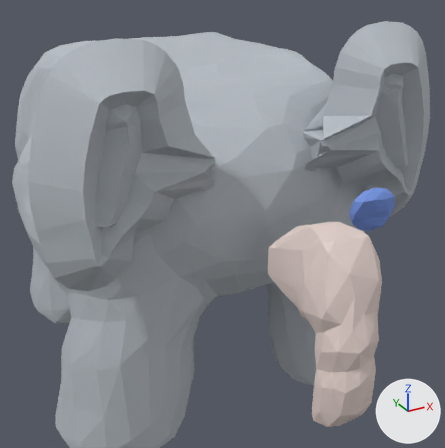
Before and after pictures for a commit that changed the OBJ model maybraid/art/characters/exports/epiphant/epiphant_default_preview.obj.
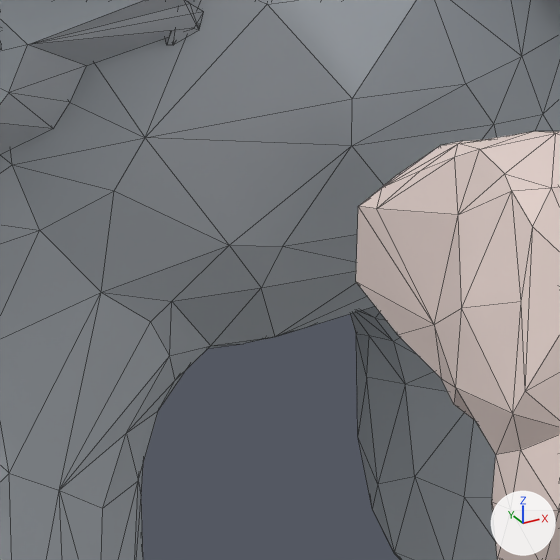
Old and new are each drawn from a 50 mm camera at (-1.492, -3.312, 1.147) aimed at (-0.4, -1.326, 0.154) and again close up on the part from 33% to 76% of the width and 39% to 83% of the height. Arrows for +X, +Y and +Z are at lower right; the lights stay in place. The last two pictures show the newer version. The close-ups show mesh edges as thin lines. Where no turn or scale is listed for an object, it has been applied to the vertices.

In view in the first close-up: 'body__epiphant', 'ear_right__epiphant', 'nose__trunkish'.
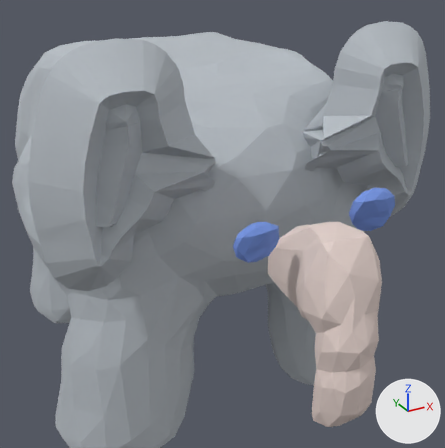
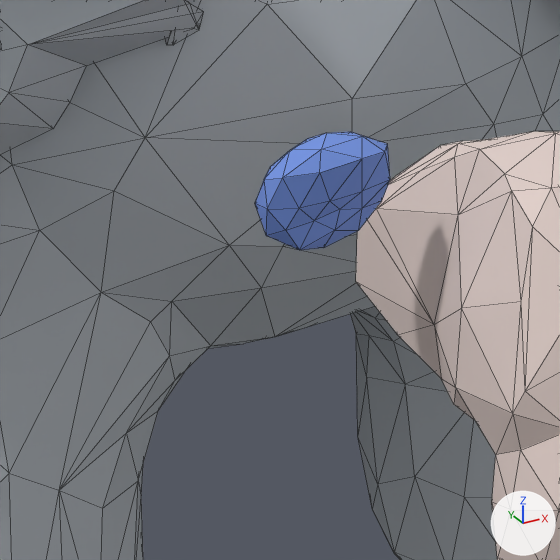
Pixel boxes (x1, y1, x2, y2) of what changed, in the close-ups (560 x 560 px):
'eye_right__standard', added (blue)
    after: (255, 132, 390, 250)

The edits, one by one:
Material 'eye_right__standard_mat' (mat_eye_right__standard_mat) is new.
Its base color is (0.18, 0.3, 0.76) (blue #7695e2).
Its roughness is 1.0.
Mesh me_eye_right__standard is new.
It has 42 vertices, 80 faces and spans x -0.399..-0.189, y -1.456..-1.379, z 0.0..0.175.
It uses material mat_eye_right__standard_mat (blue #7695e2).
Object 'eye_right__standard' (ob_eye_right__standard) is new; it shows me_eye_right__standard.
Its location is (0.0, 0.0, 0.0).
